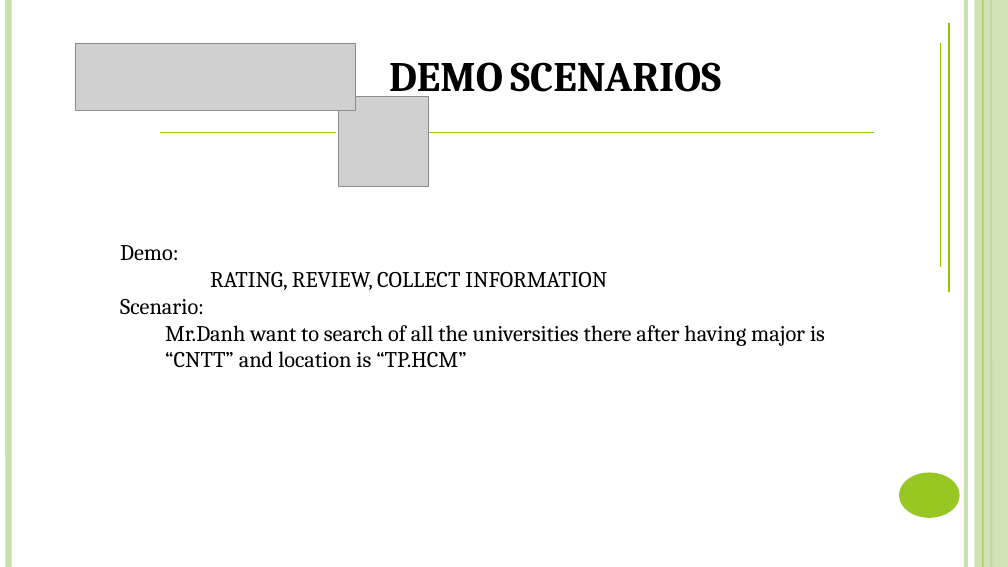
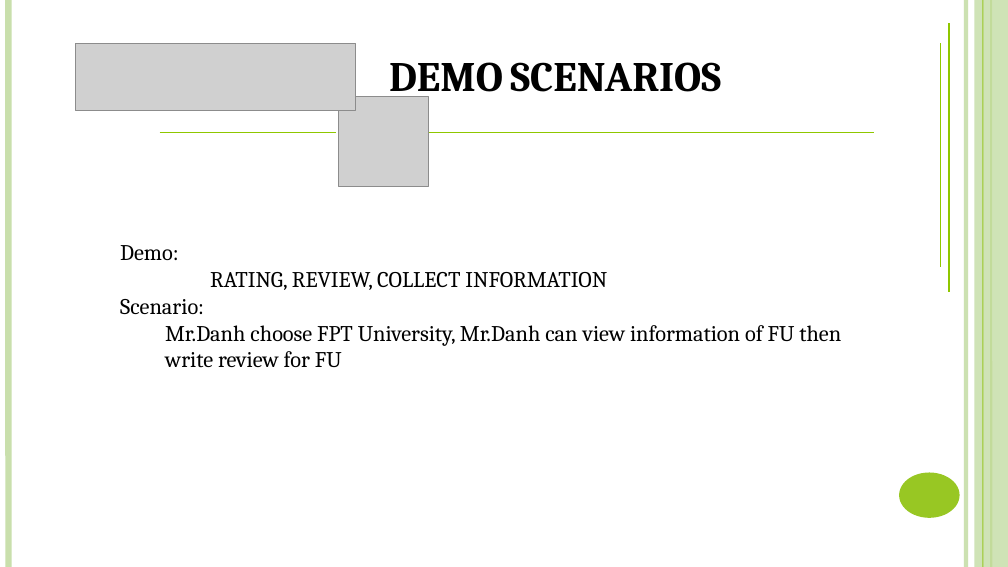
Before and after one commit to DanhLT2/Slide-Unistar, a slide deck: slide 28 of Slide-UniStar/UniStar.pptx (slide 40 before the commit). Drawn at 1008x567 pixels with LibreOffice and Linux fonts; fonts in the diff are those of the drawing; grey boxes stand for pictures. Boxes give left, top, right and bottom in pixels: in the first picture for what was removed or moved away, otherwise in the second. Text is boxed around its words. In the diff, an @@ line names an element or a change of style, - is before the commit and + after.

Commit message:
T4

```diff
--- a/Slide-UniStar/UniStar.pptx
+++ b/Slide-UniStar/UniStar.pptx
@@ text at (165,325,841,368): text changed @@
-  Mr.Danh want to search of all the universities there after having major is “CNTT” and location is “TP.HCM”
+  Mr.Danh choose FPT University, Mr.Danh can view information of FU then write review for FU
```
Also in this commit, not shown: 5 other slides changed, 26 slides added, 15 slides removed.
